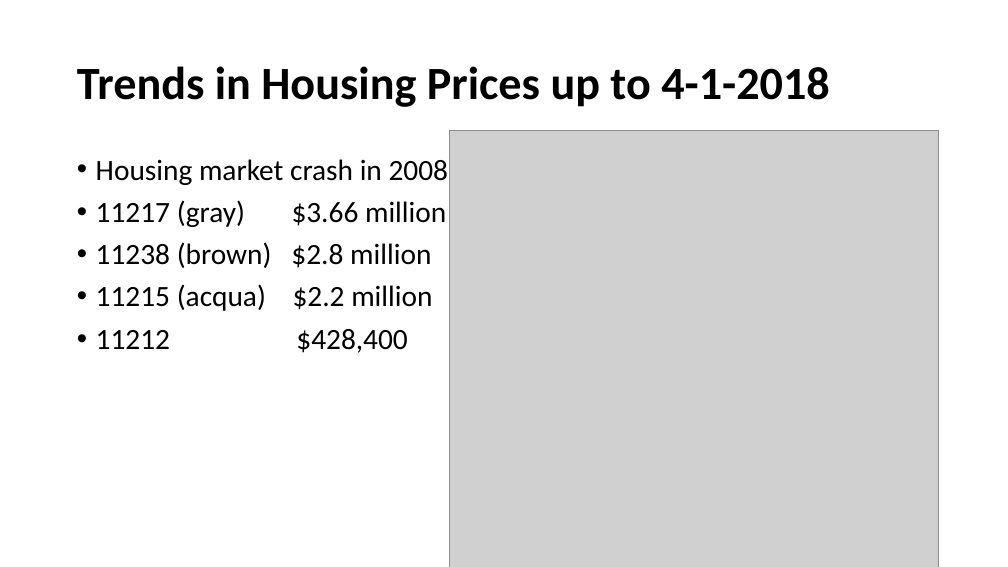
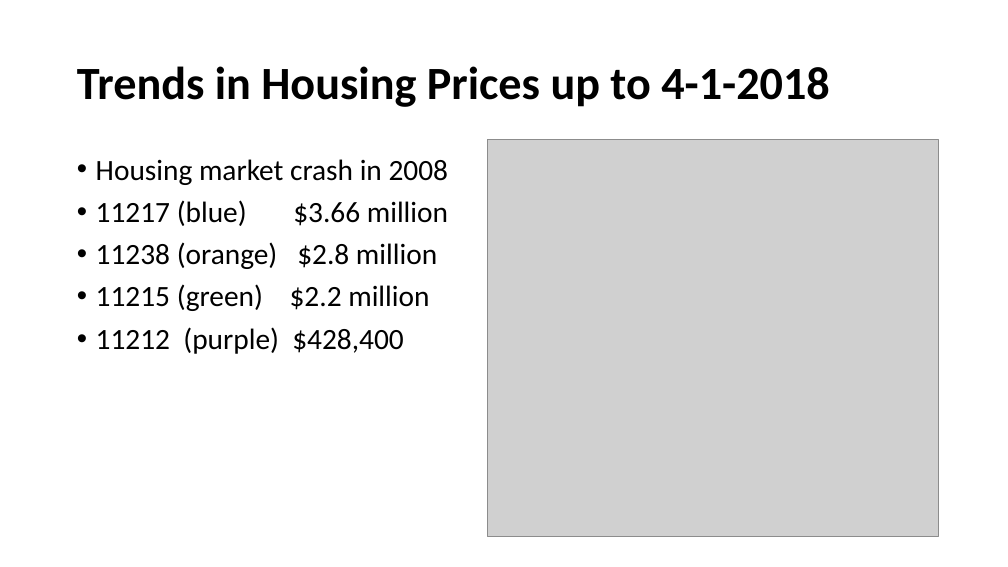
Before and after one commit to davidrtorres/Model-4-Brooklyn-Real-Estate-Investment, a slide deck: slide 4 of zillow_ts.pptx. Drawn at 1008x567 pixels with LibreOffice and Linux fonts; fonts in the diff are those of the drawing; grey boxes stand for pictures. Boxes give left, top, right and bottom in pixels: in the first picture for what was removed or moved away, otherwise in the second. Text is boxed around its words. In the diff, an @@ line names an element or a change of style, - is before the commit and + after.

```diff
--- a/zillow_ts.pptx
+++ b/zillow_ts.pptx
@@ picture: place and size @@
-picture at (450, 131, 939, 567)
+picture at (488, 140, 938, 537)
@@ text at (96, 200, 448, 354): text changed @@
-• 11217 (gray) $3.66 million
-• 11238 (brown) $2.8 million
-• 11215 (acqua) $2.2 million
-• 11212 $428,400
+• 11217 (blue) $3.66 million
+• 11238 (orange) $2.8 million
+• 11215 (green) $2.2 million
+• 11212 (purple) $428,400
```
Also in this commit, not shown: 10 other slides changed.
